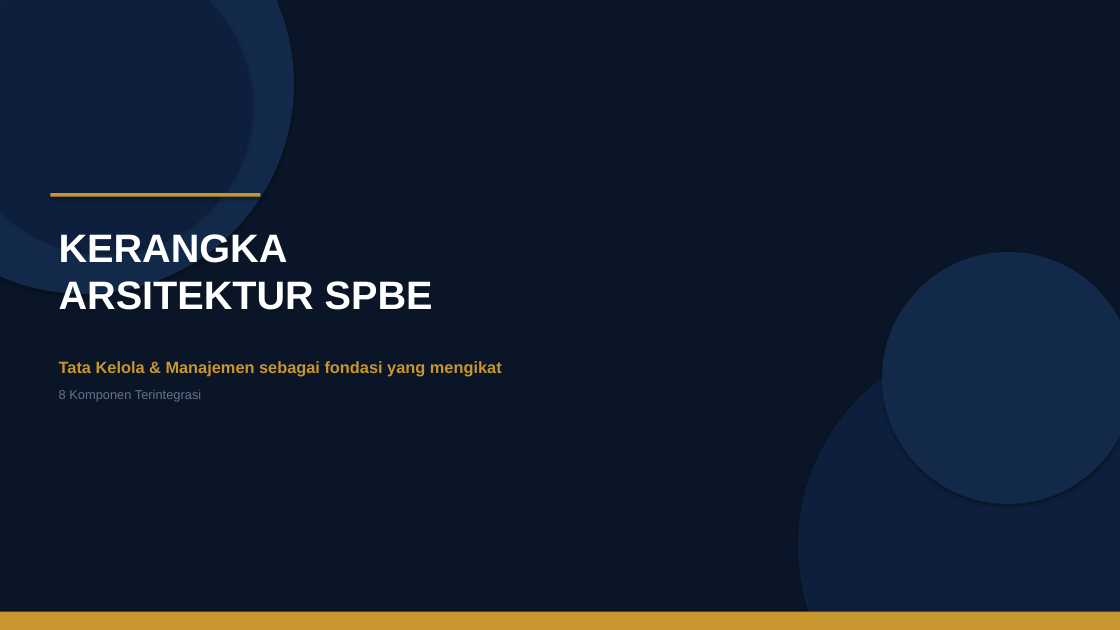
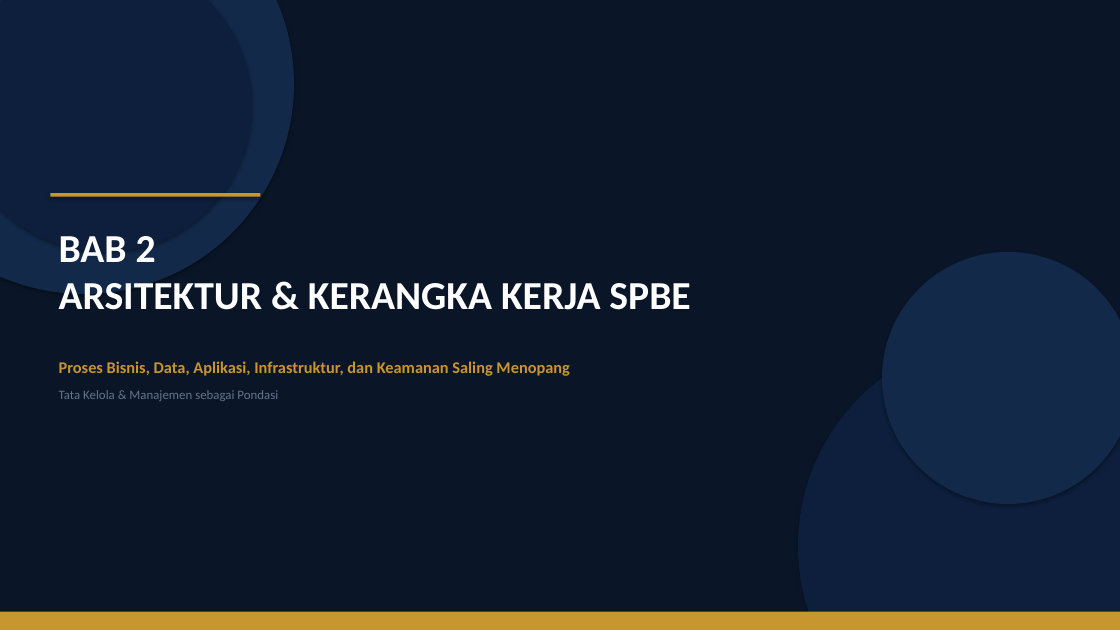
Before and after one commit to rahadiana/coba_ppt, a slide deck: slide 6 of SPBE_Transformasi_Birokrasi.pptx. Drawn at 1120x630 pixels with LibreOffice and Linux fonts; fonts in the diff are those of the drawing. Boxes give left, top, right and bottom in pixels: in the first picture for what was removed or moved away, otherwise in the second. Text is boxed around its words. In the diff, an @@ line names an element or a change of style, - is before the commit and + after.

Commit message:
update: SPBE Transformasi Birokrasi presentation (16 slide, konten lengkap)

```diff
--- a/SPBE_Transformasi_Birokrasi.pptx
+++ b/SPBE_Transformasi_Birokrasi.pptx
@@ text at box(59, 236, 690, 310): text changed; font Arial to Calibri @@
-KERANGKA
-ARSITEKTUR SPBE
+BAB 2
+ARSITEKTUR & KERANGKA KERJA SPBE
@@ text at box(59, 361, 570, 376): text changed; font Arial to Calibri @@
-Tata Kelola & Manajemen sebagai fondasi yang mengikat
+Proses Bisnis, Data, Aplikasi, Infrastruktur, dan Keamanan Saling Menopang
@@ text at box(59, 390, 278, 401): text changed; font Arial to Calibri @@
-8 Komponen Terintegrasi
+Tata Kelola & Manajemen sebagai Pondasi
```
Also in this commit, not shown: 14 other slides changed, 1 slide added, 1 slide removed.
